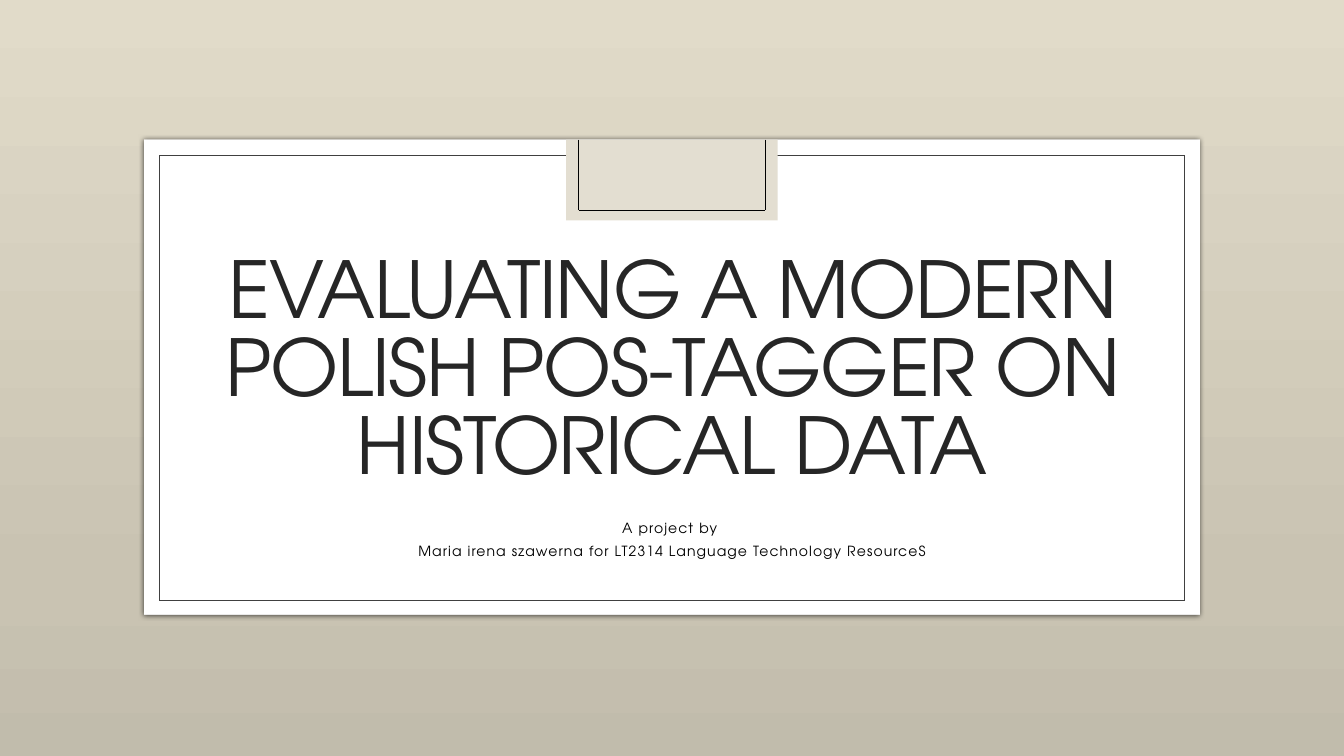
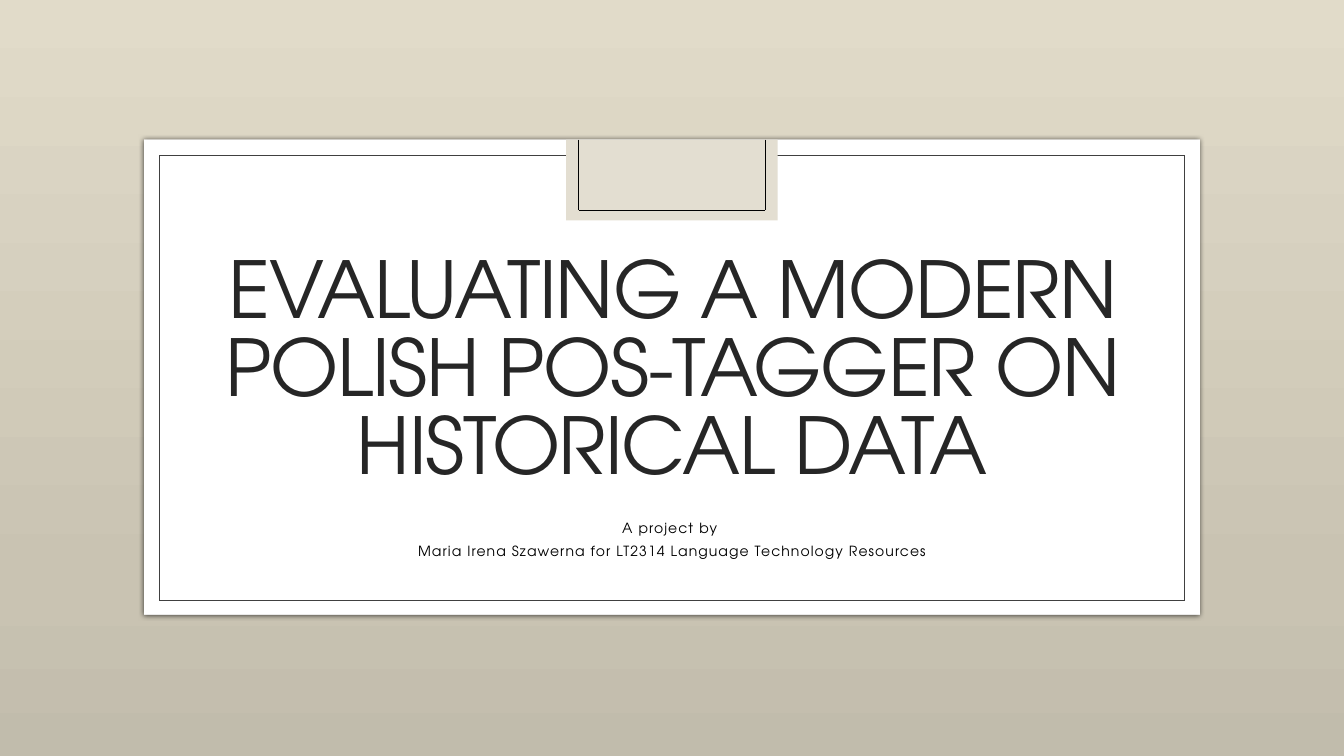
Before and after one commit to Turtilla/ltr-project, a slide deck: slide 1 of ltr-project.pptx. Drawn at 1344x756 pixels with LibreOffice and Linux fonts; fonts in the diff are those of the drawing; background and template pictures are left out. Boxes give left, top, right and bottom in pixels: in the first picture for what was removed or moved away, otherwise in the second. Text is boxed around its words. In the diff, an @@ line names an element or a change of style, - is before the commit and + after.

Commit message:
Updating the presentation

```diff
--- a/ltr-project.pptx
+++ b/ltr-project.pptx
@@ subtitle at box(418, 545, 926, 559): text changed @@
-Maria irena szawerna for LT2314 Language Technology ResourceS
+Maria Irena Szawerna for LT2314 Language Technology Resources
```
Also in this commit, not shown: 1 slide added, 1 other file.
